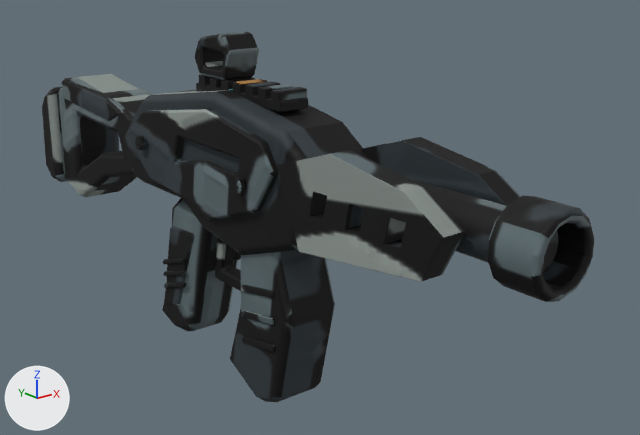
The glTF model public/assets/models/rifle.glb as it was, and as the next commit left it.
The view is the same before and after, from a 50 mm camera at (-0.957, -1.389, 0.464) aimed at (0.144, -0.013, -0.087). Every picture has the same lights, and +X, +Y and +Z are marked at lower left. The first picture is the older version. Vertices at exactly the same position are counted once.

Names of what the first picture shows: 'rifle-original-arsenal'.
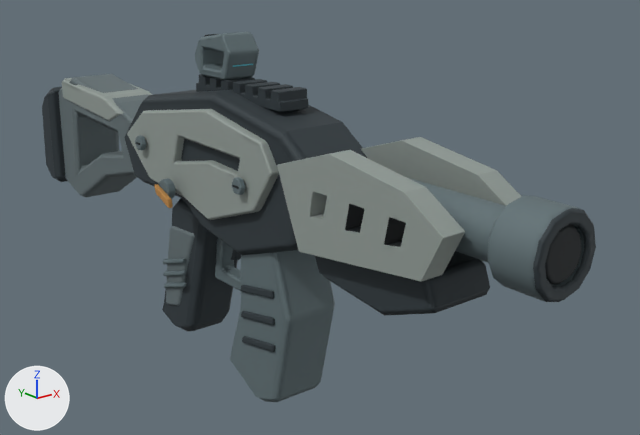
Edits to the bpy script that builds the scene:
```text
Change me_sloping_break_action_chassis:
    used by ob_rifle_original_arsenal; location = (0.0, 0.0, 0.0)
    remove me_sloping_break_action_chassis.from_pydata(...)  # 1798 vertices, 3484 faces; spans x -0.11..0.11, y -0.72..0.9, z -0.42..0.29
    add me_sloping_break_action_chassis.from_pydata(...)  # 2164 vertices, 4180 faces; spans x -0.14..0.2, y -0.72..0.9, z -0.42..0.29
    me_sloping_break_action_chassis part 1: the loose piece of 24 vertices spanning x -0.07..-0.06, y 0.19..0.28, z -0.23..-0.19 is copied, and the copy is turned 36.5 degrees about the x axis through its middle and scaled by 0.548, then moved by (-0.07, -0.1, 0.18); it spans x -0.14..-0.13, y 0.11..0.17, z -0.04..-0.01
    me_sloping_break_action_chassis part 2: a new loose piece of 80 vertices spanning x -0.07..0.07, y -0.72..-0.71, z -0.01..0.12, in mat_k10_rifle_baked_zones
    me_sloping_break_action_chassis part 3: a new loose piece of 48 vertices spanning x -0.13..-0.11, y 0.13..0.17, z -0.04..0.01, in mat_k10_rifle_baked_zones
    me_sloping_break_action_chassis part 4: a new loose piece of 36 vertices spanning x -0.04..0.04, y -0.72..-0.71, z 0.02..0.1, in mat_k10_rifle_baked_zones
    me_sloping_break_action_chassis part 5: a new loose piece of 28 vertices spanning x -0.07..0.07, y -0.55..-0.25, z -0.11..-0.01, in mat_k10_rifle_baked_zones
    me_sloping_break_action_chassis part 6: 3475 kept faces spanning x -0.11..0.11, y -0.72..0.9, z -0.42..0.29 get new texture (UV) coordinates
    other edits to the shape of me_sloping_break_action_chassis do not show in these pictures
```

Boxes (x1, y1, x2, y2) around the edits, measured in the pictures (640 x 435 px):
'rifle-original-arsenal', reshaped
    before: (42, 32, 594, 402)
    after: (42, 32, 596, 402)
part 1 of me_sloping_break_action_chassis, added
    after: (154, 184, 173, 208)
part 2 of me_sloping_break_action_chassis, added
    after: (533, 208, 596, 302)
part 3 of me_sloping_break_action_chassis, added
    after: (159, 178, 176, 199)
part 4 of me_sloping_break_action_chassis, added
    after: (545, 225, 582, 284)
part 5 of me_sloping_break_action_chassis, added
    after: (315, 251, 490, 316)
part 6 of me_sloping_break_action_chassis, surface changed (black to grey)
    before: (42, 32, 594, 402)
    after: (42, 32, 584, 402)
